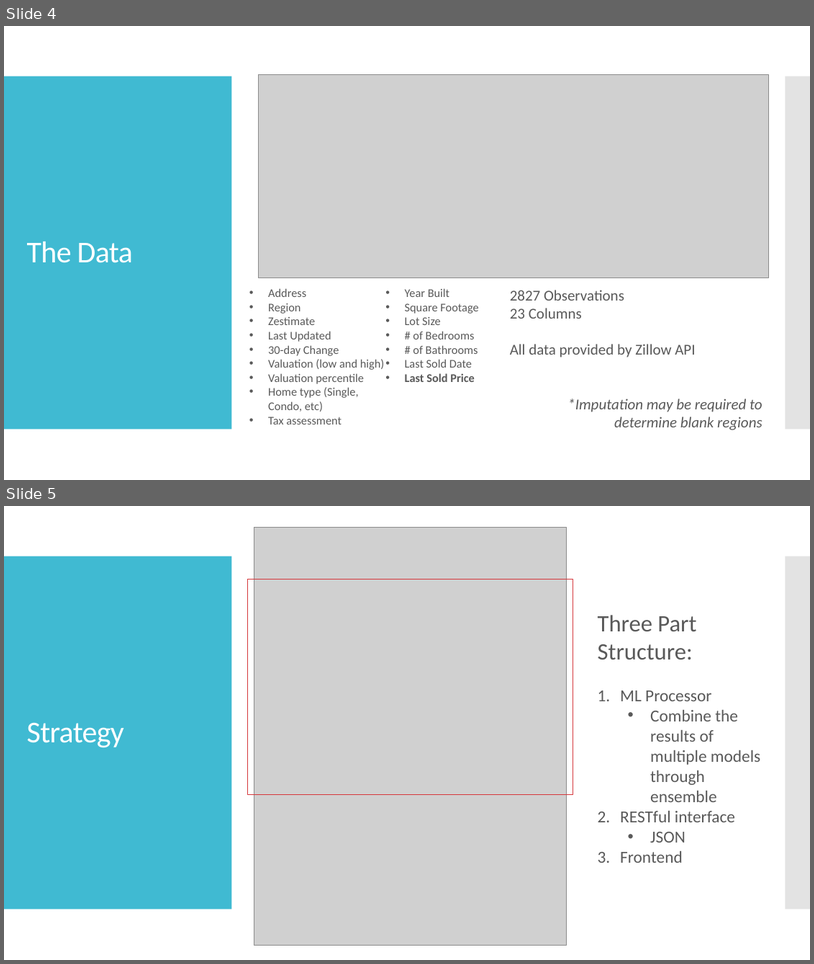
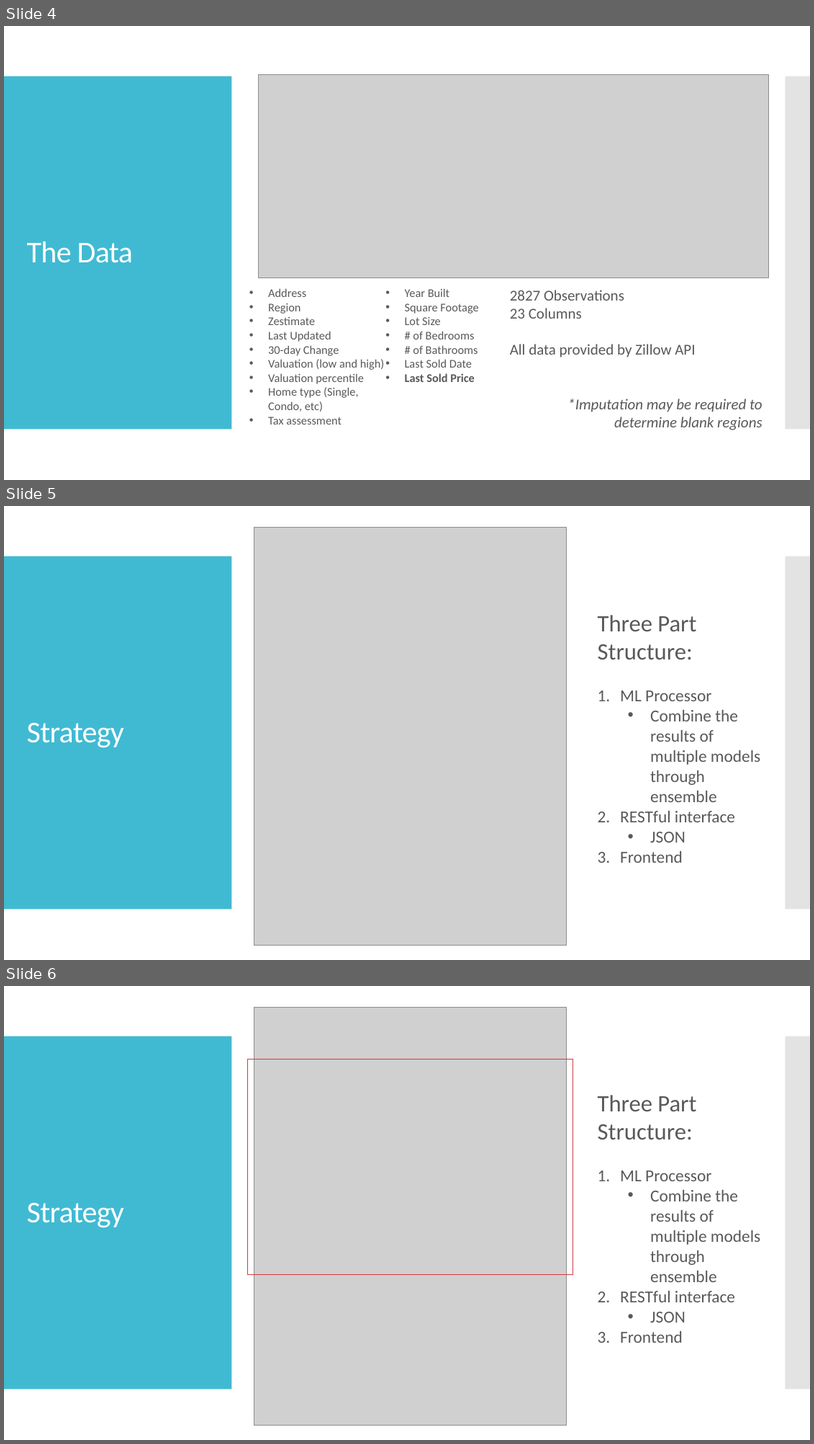
Before and after one commit to ftan84/housing_price, a slide deck: final_presentation.pptx. Shown one above the other, each under a label of ours: slides 4 and 5 before the commit, slides 4, 5 and 6 after it. The pictures are 814x964 and 814x1444 pixels, drawn with LibreOffice and Linux fonts; fonts in the diff are those of the drawing; grey boxes stand for pictures. Boxes give left, top, right and bottom in pixels: in the first picture for what was removed or moved away, otherwise in the second. Text is boxed around its words. In the diff, an @@ line names an element or a change of style, - is before the commit and + after.

```diff
--- a/final_presentation.pptx
+++ b/final_presentation.pptx
@@ slide 5 added at (x1=4, y1=506, x2=810, y2=960), background #FFFFFF; not listed: 2 template elements that a slide beside it also shows @@
@@ picture added at (x1=254, y1=527, x2=566, y2=944) @@
@@ text added at (x1=598, y1=615, x2=761, y2=862), 20 pt, text #595959 @@
+Three Part Structure:
+1. ML Processor
+  • Combine the results of multiple models through ensemble
+2. RESTful interface
+  • JSON
+3. Frontend
@@ title added at (x1=27, y1=722, x2=124, y2=747), 36 pt, text #FFFFFF @@
+Strategy
@@ what was slide 5 is now slide 6 @@
```
Also in this commit, not shown: 4 slides changed.
